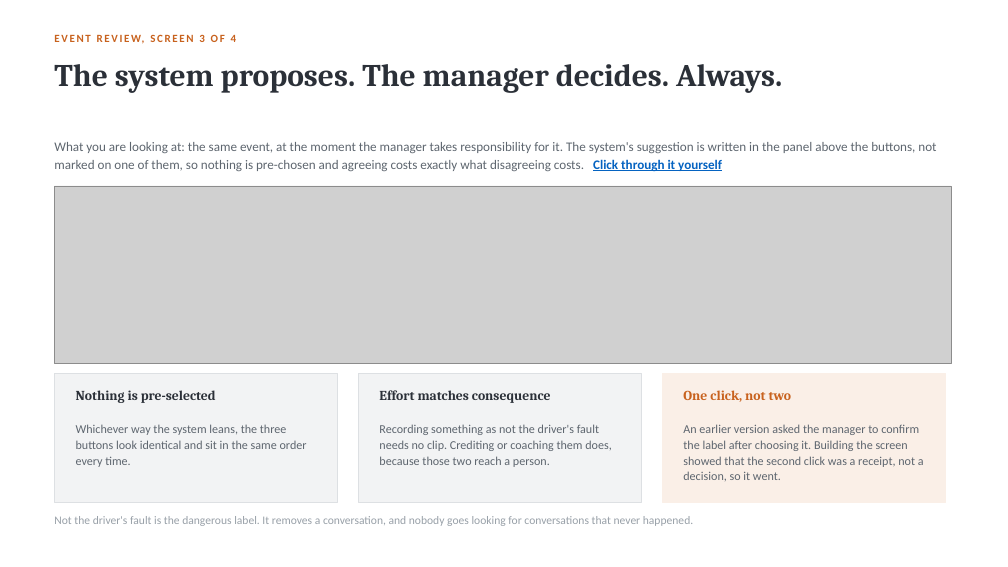
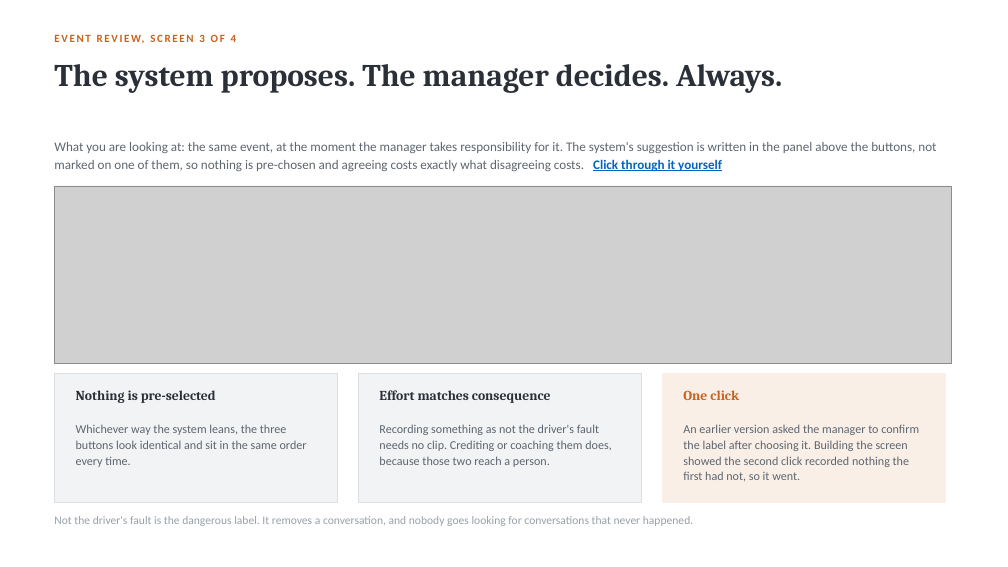
Before and after one commit to dannydaley76/cameramatics-product-brain, a slide deck: slide 10 of deck/cameramatics-danny-daley.pptx. Drawn at 1008x567 pixels with LibreOffice and Linux fonts; fonts in the diff are those of the drawing; grey boxes stand for pictures. Boxes give left, top, right and bottom in pixels: in the first picture for what was removed or moved away, otherwise in the second. Text is boxed around its words. In the diff, an @@ line names an element or a change of style, - is before the commit and + after.

```diff
--- a/deck/cameramatics-danny-daley.pptx
+++ b/deck/cameramatics-danny-daley.pptx
@@ text at box(683, 390, 739, 400): text changed @@
-One click, not two
+One click
@@ text at box(683, 424, 919, 481): text changed @@
-An earlier version asked the manager to confirm the label after choosing it. Building the screen showed that the second click was a receipt, not a decision, so it went.
+An earlier version asked the manager to confirm the label after choosing it. Building the screen showed the second click recorded nothing the first had not, so it went.
```
Also in this commit, not shown: 11 other slides changed, 9 other files.
